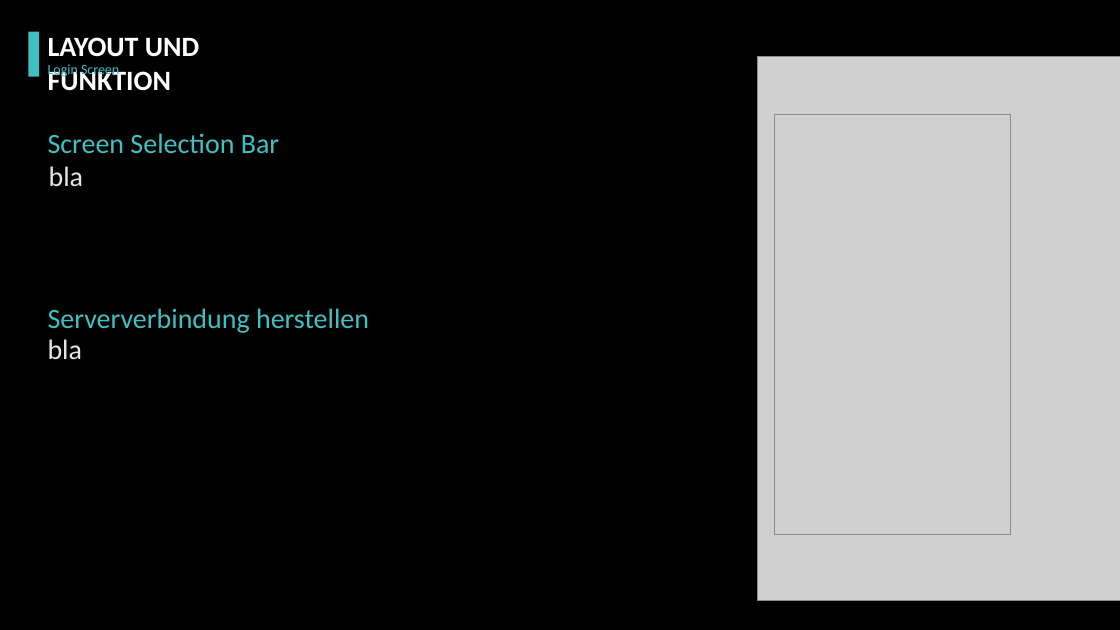
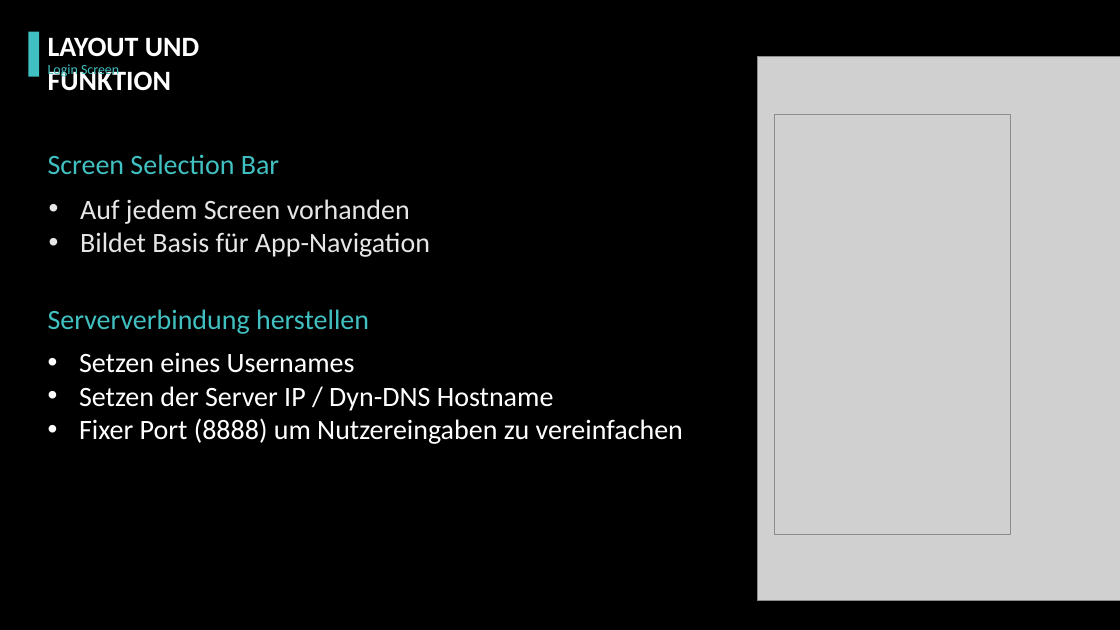
Before and after one commit to pagdot/Jukebox-App, a slide deck: slide 11 of doc/Mobile/Präsentation/Präsentation.pptx. Drawn at 1120x630 pixels with LibreOffice and Linux fonts; fonts in the diff are those of the drawing; grey boxes stand for pictures; background and template pictures are left out. Boxes give left, top, right and bottom in pixels: in the first picture for what was removed or moved away, otherwise in the second. Text is boxed around its words. In the diff, an @@ line names an element or a change of style, - is before the commit and + after.

```diff
--- a/doc/Mobile/Präsentation/Präsentation.pptx
+++ b/doc/Mobile/Präsentation/Präsentation.pptx
@@ text "Screen Selection Bar": place and size @@
-text "Screen Selection Bar" at [48, 133, 279, 153]
+text "Screen Selection Bar" at [48, 154, 279, 174]
@@ text at [80, 199, 430, 257]: text changed @@
-bla
+• Auf jedem Screen vorhanden
+• Bildet Basis für App-Navigation
@@ text at [79, 352, 683, 444]: text changed; text colour #E7E6E6 to #FFFFFF @@
-bla
+• Setzen eines Usernames
+• Setzen der Server IP / Dyn-DNS Hostname
+• Fixer Port (8888) um Nutzereingaben zu vereinfachen
```
Also in this commit, not shown: 5 other slides changed, 3 slides added, 2 slides removed, 1 other file.
